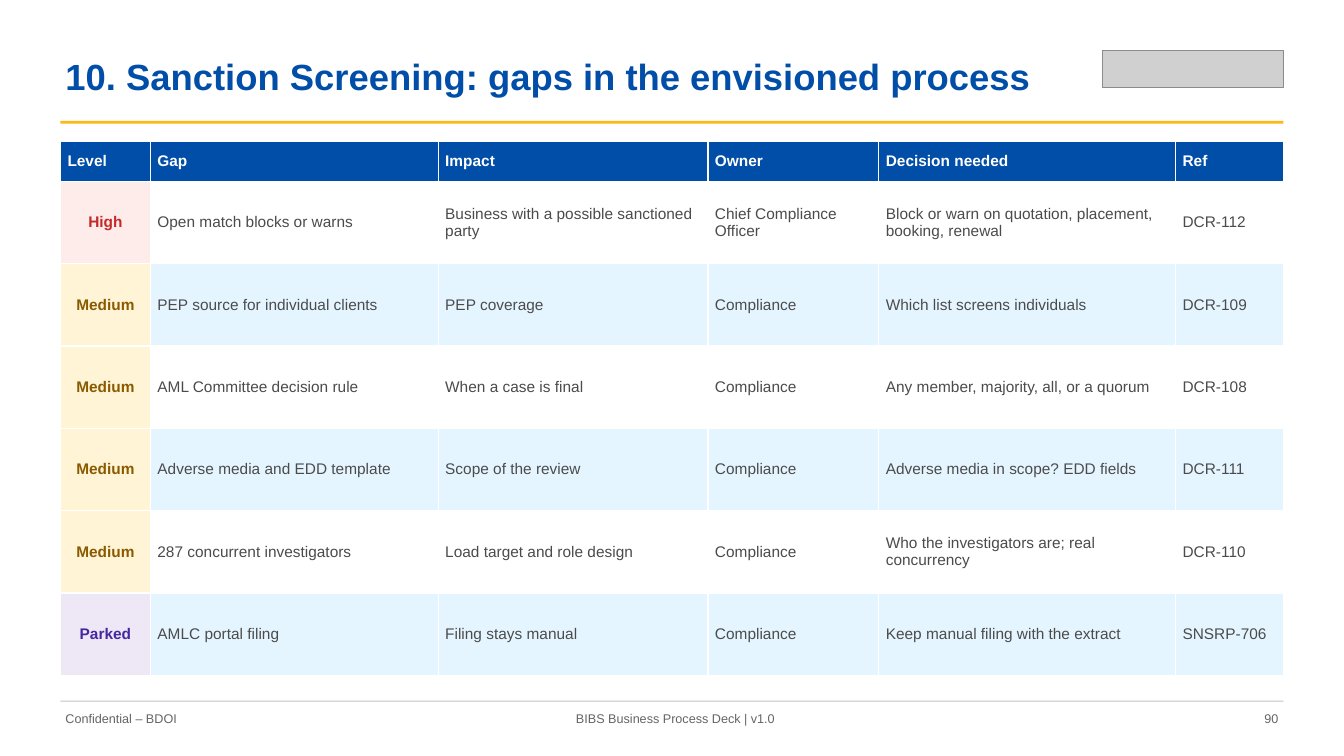
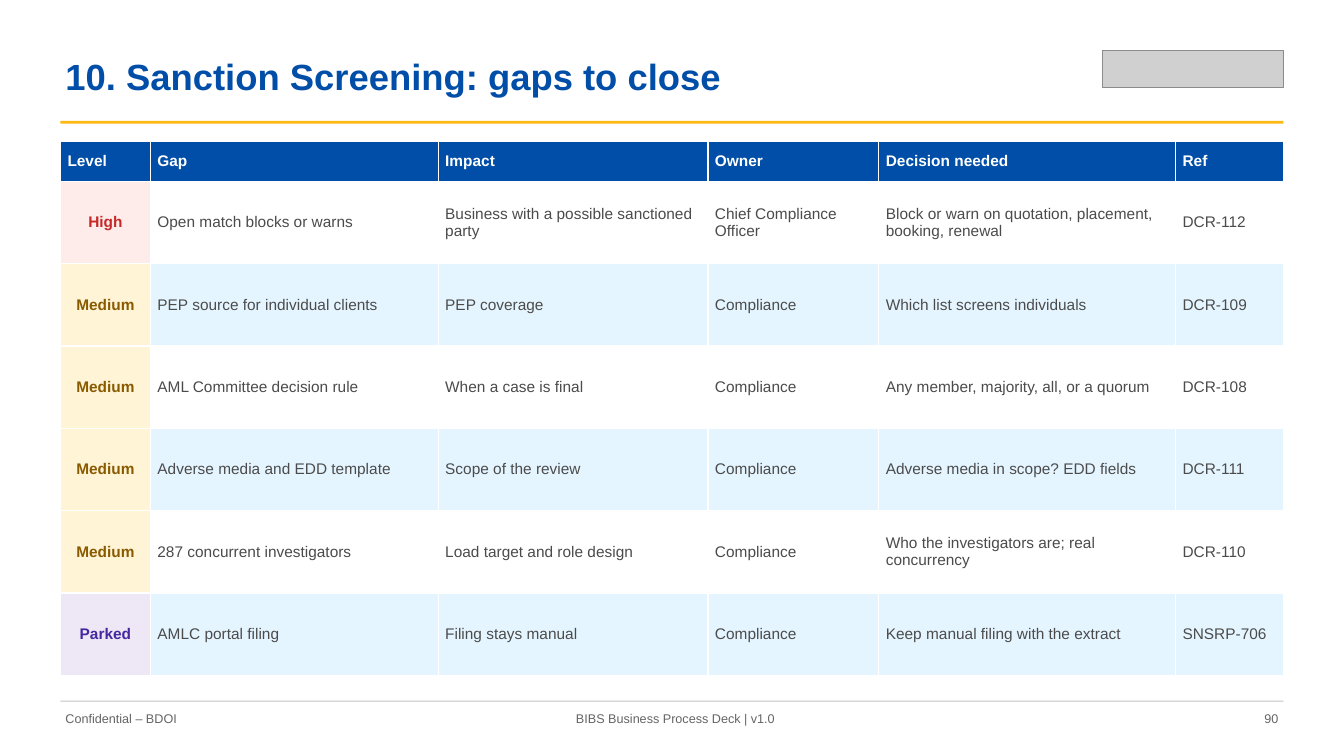
Before and after one commit to IortaTexhNXT-DEV/FinVerse, a slide deck: slide 90 of docs/deliverables/out/Decks/BIBS_Deck_BRD-00_Business_Process_AsIs_Envisioned_BestPractice_v1.0.pptx. Drawn at 1344x756 pixels with LibreOffice and Linux fonts; fonts in the diff are those of the drawing; grey boxes stand for pictures. Boxes give left, top, right and bottom in pixels: in the first picture for what was removed or moved away, otherwise in the second. Text is boxed around its words. In the diff, an @@ line names an element or a change of style, - is before the commit and + after.

```diff
--- a/docs/deliverables/out/Decks/BIBS_Deck_BRD-00_Business_Process_AsIs_Envisioned_BestPractice_v1.0.pptx
+++ b/docs/deliverables/out/Decks/BIBS_Deck_BRD-00_Business_Process_AsIs_Envisioned_BestPractice_v1.0.pptx
@@ text at (65, 63, 721, 97): text changed @@
-10. Sanction Screening: gaps in the envisioned process
+10. Sanction Screening: gaps to close
```
Also in this commit, not shown: 39 other slides changed, 11 other files.
